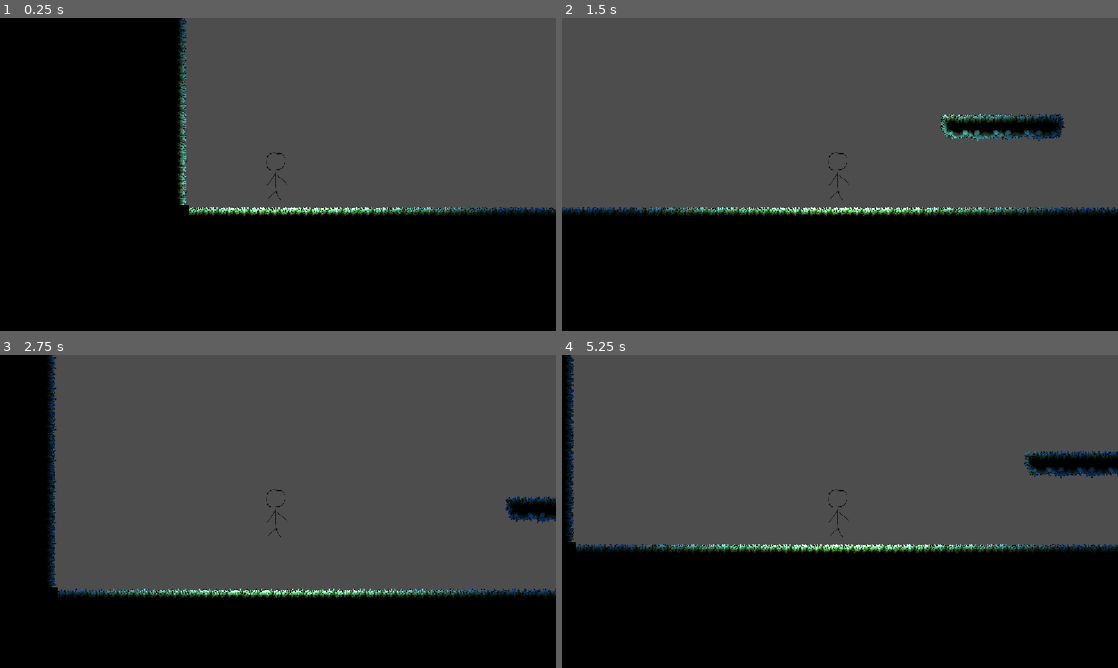
Above: before the commit, frames 1-4 (two rows, left to right).
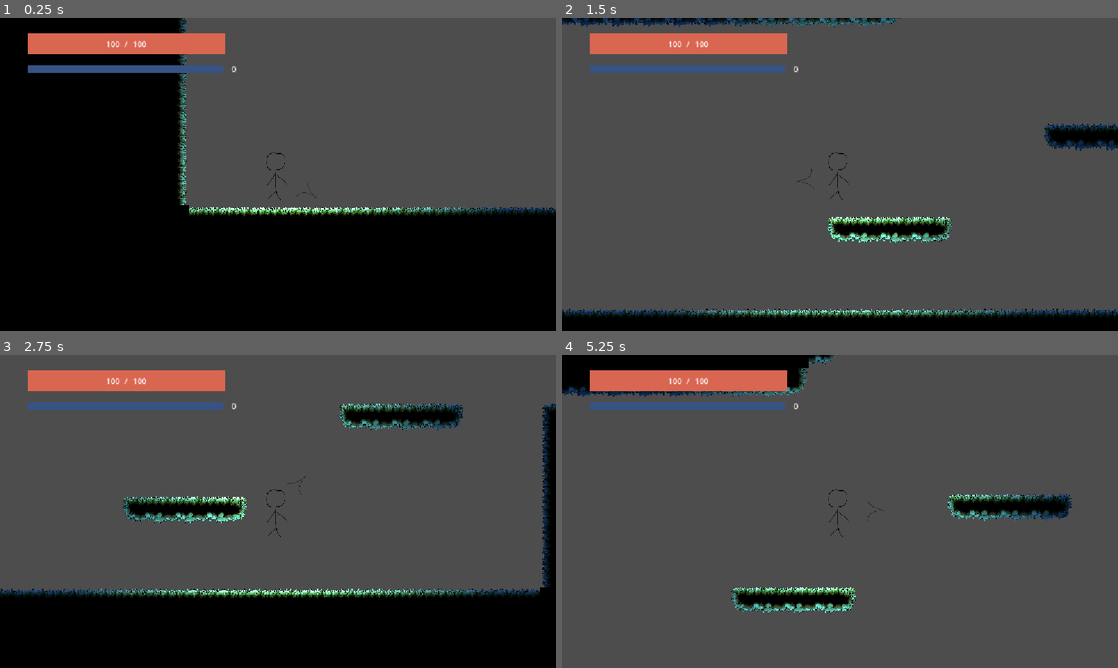
Above: after the commit, the same moments.

Repository: JoshuaChuGames/heat
Game: Godot game, scene res://designtest.tscn
The game is run twice, just before and just after one commit, with the same random seed, the same clock (stepped at 60 frames per second) and the same inputs.
Inputs (mouse positions are in pixels of both pictures, inside the frame that each line leads up to):
- Up to frame 1 (0.25 s): no input
- Up to frame 2 (1.5 s): tap Enter at 0.5 s; move the mouse to (962, 158) at 0.52 s; hold Shift (ability_1, bound only after the commit) 0.53-1.28 s; hold D (right) from 0.53 s (still down); tap W (up) at 0.77, 0.8, 1.07, 1.35 s; move the mouse to (728, 190) at 1.27 s
- Up to frame 3 (2.75 s): tap W (up) at 1.52, 1.82, 2.3 s; tap Shift (ability_1, bound only after the commit) at 1.55 s; move the mouse to (333, 442) at 2.02 s; release D (right) at 2.03 s; press the mouse at (333, 442) at 2.03 s; hold A (left) from 2.03 s (still down)
- Up to frame 4 (5.25 s): move the mouse to (812, 574) at 2.77 s; release A (left) at 2.78 s; release the mouse at (812, 574) at 2.78 s; hold D (right) 2.78-4.28 s; right-click (812, 574) at 2.85 s; tap W (up) at 3.02, 3.32, 3.77, 3.8, 4.07, 4.52, 4.82, 5.1 s; tap Shift (ability_1, bound only after the commit) at 3.05, 4.35 s; move the mouse to (1006, 558) at 3.52 s; hold Shift (ability_1, bound only after the commit) 3.53-4.28 s; move the mouse to (673, 464) at 4.27 s; hold A (left) 4.28-5.03 s; move the mouse to (867, 511) at 5.02 s; hold D (right) from 5.03 s (still down)

The runs differ from the first frame. In frame 1, 3.2% of the frame differs, in the area x 5-57%, y 4-58%; in frame 2, 40%; in frame 3, 17%; in frame 4, 49%, in the area x 0-100%, y 0-100%.

Commit message:
dash double jump

Diff:
--- a/aim_object.gd
+++ b/aim_object.gd
@@ -52,7 +52,7 @@
 	parry_area.process_mode = Node.PROCESS_MODE_DISABLED
 
 func _process(delta):
-	var mouse_position: Vector2 = get_viewport().get_mouse_position()
+	var mouse_position: Vector2 = get_global_mouse_position()
 	var angle_to_aim = (mouse_position - global_position).angle() + PI/2
 
 	aim_indicator_sprite.position = (mouse_position - global_position).normalized() * aim_indicator_distance
--- a/designtest.tscn
+++ b/designtest.tscn
@@ -5,6 +5,7 @@
 [ext_resource type="Texture2D" uid="uid://dgcgdlmrt04lc" path="res://Mossy - Decorations&Hazards.png" id="3_q6r6c"]
 [ext_resource type="Texture2D" uid="uid://c7avtk65ym07n" path="res://2d_lights_and_shadows_neutral_point_light.webp" id="4_0hol4"]
 [ext_resource type="PackedScene" uid="uid://b6a4hv5i5lwqx" path="res://player.tscn" id="5_52jx7"]
+[ext_resource type="PackedScene" uid="uid://dqfhb256i083l" path="res://player_ui.tscn" id="6_oi88h"]
 
 [sub_resource type="OccluderPolygon2D" id="OccluderPolygon2D_q6r6c"]
 polygon = PackedVector2Array(-256, -256, 256, -256, 256, 256, -256, 256)
@@ -504,6 +505,10 @@
 
 [node name="Node2D" type="Node2D" unique_id=1583605262]
 
+[node name="CanvasLayer" type="CanvasLayer" parent="." unique_id=479875844]
+
+[node name="PlayerUI" parent="CanvasLayer" unique_id=1969259973 instance=ExtResource("6_oi88h")]
+
 [node name="TileMapLayer" type="TileMapLayer" parent="." unique_id=622430115]
 position = Vector2(-12, -46)
 scale = Vector2(0.125, 0.125)
@@ -515,8 +520,6 @@
 
 [node name="Player" parent="." unique_id=245191176 instance=ExtResource("5_52jx7")]
 position = Vector2(109, -122)
-jump_speed = 1000
-gravity = 2000.0
 
 [node name="Camera2D" type="Camera2D" parent="Player" unique_id=1856982106]
 
@@ -526,3 +529,5 @@
 shadow_color = Color(1, 1, 1, 0.46666667)
 texture = ExtResource("4_0hol4")
 texture_scale = 14.31
+
+[editable path="Player"]
--- a/level.tscn
+++ b/level.tscn
@@ -20,6 +20,7 @@
 [node name="CanvasLayer" type="CanvasLayer" parent="." unique_id=1610239913]
 
 [node name="PlayerUI" parent="CanvasLayer" unique_id=1969259973 instance=ExtResource("4_0b4ue")]
+metadata/_edit_use_anchors_ = true
 
 [node name="TileMapLayer" type="TileMapLayer" parent="." unique_id=35299301]
 tile_map_data = PackedByteArray("AAAAAAwAAAAAAAAAAAABAAwAAAAAAAAAAAACAAwAAAAAAAAAAAADAAwAAAAAAAAAAAAEAAwAAAAAAAAAAAAFAA …(288 unchanged characters)…
@@ -28,6 +29,3 @@
 
 [node name="Player" parent="." unique_id=245191176 groups=["Player"] instance=ExtResource("2_vonw3")]
 position = Vector2(361, 430)
-jump_speed = 1000
-gravity = 2000.0
-slash_knockback = 500.0
--- a/player.gd
+++ b/player.gd
@@ -8,10 +8,15 @@
 
 @export var lateral_speed: int = 400
 @export var fast_fall_speed: int = 200
-@export var jump_speed: int = 600
-@export var gravity: float = 980
+@export var jump_speed: int = 1000
+@export var gravity: float = 2000
 @export var max_speed: float = 1000
 @export var parry_max_speed: float = 50
+
+@export var dash_speed: float = 2000
+
+@export var dash_duration: float = 0.15
+@export var dash_delay: float = 0.5
 
 @export var slash_delay: float = 0.25
 @export var slash_duration: float = 0.15
@@ -27,22 +32,29 @@
 @export var heat_decay_rate: float = 5
 
 @export var slash_damage: int = 10
-@export var slash_knockback: float = 300
+@export var slash_knockback: float = 500
+
+@export var air_jumps: int = 1
 
 
 @onready var aim_object: AimObject = $AimObject
 
 var knockback_vector: Vector2 = Vector2.ZERO
+var dash_vector: Vector2 = Vector2.ZERO
+
+var remaining_air_jumps: int = 1
 
 var jump_start_time: float = 0
 var slash_time: float = 0
 var parry_time: float = 0
 var invincibility_time: float = 0
 var invincibility_duration: float = 0.5
+var dash_time: float = 0
 
 var heat_decay_time: float = 0
 
 var is_jumping = false
+var is_dashing = false
 var is_slashing = false
 var is_parrying = false
 var is_invincible = false
@@ -69,6 +81,8 @@
 		is_slashing = false
 	if is_invincible && (current_time - invincibility_time) / 1000 > invincibility_duration:
 		is_invincible = false
+	if is_dashing && (current_time - dash_time) / 1000 > dash_duration:
+		is_dashing = false
 	if heat.current_heat > 0 && (current_time - heat_decay_time) / 1000 > heat_decay_delay:
 		update_heat(-heat_decay_rate * delta)
 
@@ -87,21 +101,23 @@
 	var new_y_velocity = velocity.y
 	if !is_on_floor():
 		new_y_velocity += gravity * delta
-
-	elif Input.is_action_just_pressed("up"):
-		is_jumping = true
-		jump_start_time = Time.get_ticks_msec()
-		new_y_velocity -= jump_speed
+	else:
+		is_jumping = false
+		remaining_air_jumps = air_jumps
+
+
+	if Input.is_action_just_pressed("up"):
+		if is_on_floor() || (!is_on_floor() && remaining_air_jumps > 0):
+			if !is_on_floor():
+				remaining_air_jumps -= 1
+			is_jumping = true
+			jump_start_time = Time.get_ticks_msec()
+			new_y_velocity = -jump_speed
 	if is_jumping:
 		if Input.is_action_just_released("up"):
 			print(new_y_velocity, "    ", float(jump_speed) / 2 )
 		if Input.is_action_just_released("up") && abs(new_y_velocity) > float(jump_speed) / 1.5:
 			new_y_velocity /= 2
-	elif is_on_floor():
-		is_jumping = false
-
-
-
 
 	var new_velocity: Vector2 = movement_vector
 	new_velocity.y += new_y_velocity
@@ -117,6 +133,9 @@
 	if knockback_vector.length() > 0:
 		knockback_vector = knockback_vector.lerp(Vector2.ZERO, delta*20)
 		new_velocity += knockback_vector
+
+	if is_dashing:
+		new_velocity = dash_vector
 	return new_velocity
 
 
@@ -139,6 +158,13 @@
 		is_parrying = true
 		parry_time = current_time
 
+	if event.is_action_pressed("ability_1"):
+		if !is_dashing && (current_time - dash_time) / 1000 > dash_delay:
+			is_dashing = true
+			dash_time = current_time
+			dash_vector = get_input()
+			dash_vector.y = 0
+			dash_vector = dash_vector.normalized() * dash_speed
 
 
 func _on_slash_area_body_entered(body):
--- a/player.tscn
+++ b/player.tscn
@@ -114,7 +114,6 @@
 sprite_frames = SubResource("SpriteFrames_i3pqv")
 
 [node name="AimObject" type="Node2D" parent="." unique_id=1124077878]
-visible = false
 script = ExtResource("3_hqtel")
 
 [node name="SlashSprite" type="AnimatedSprite2D" parent="AimObject" unique_id=396698357]
--- a/project.godot
+++ b/project.godot
@@ -59,6 +59,11 @@
 "events": [Object(InputEventMouseButton,"resource_local_to_scene":false,"resource_name":"","device":-1,"window_id":0,"a …(253 unchanged characters)…
 ]
 }
+ability_1={
+"deadzone": 0.2,
+"events": [Object(InputEventKey,"resource_local_to_scene":false,"resource_name":"","device":-1,"window_id":0,"alt_pressed":false,"shift_pressed":false,"ctrl_pressed":false,"meta_pressed":false,"pressed":false,"keycode":0,"physical_keycode":4194325,"key_label":0,"unicode":0,"location":0,"echo":false,"script":null)
+]
+}
 
 [physics]
 
